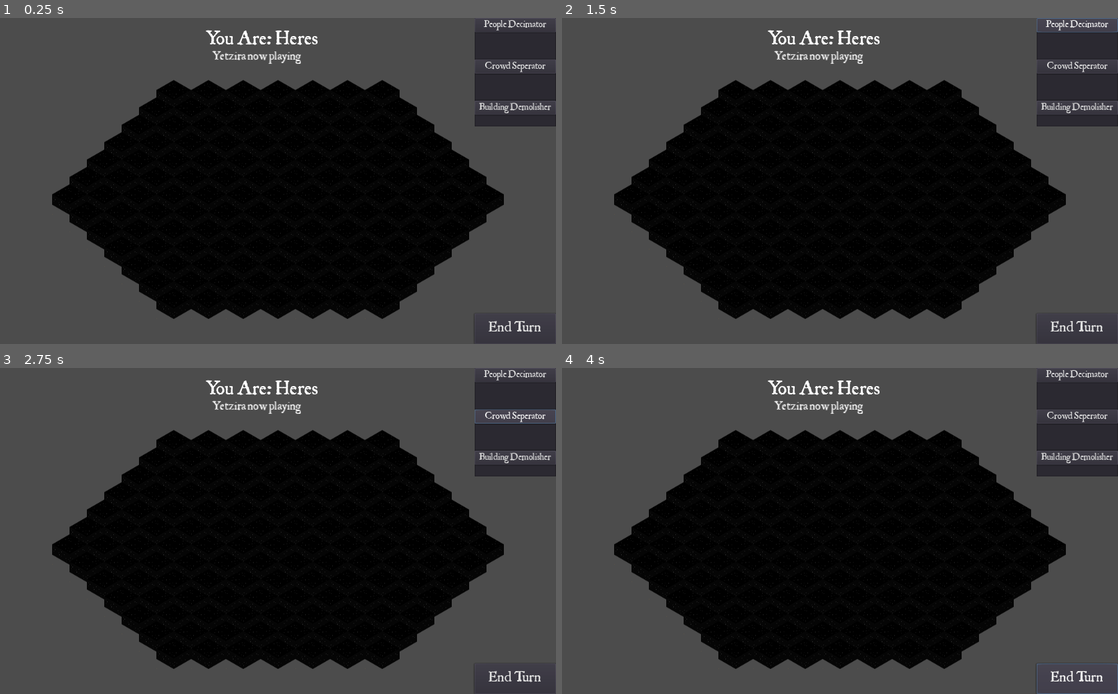
Above: before the commit, frames 1-4 (two rows, left to right).
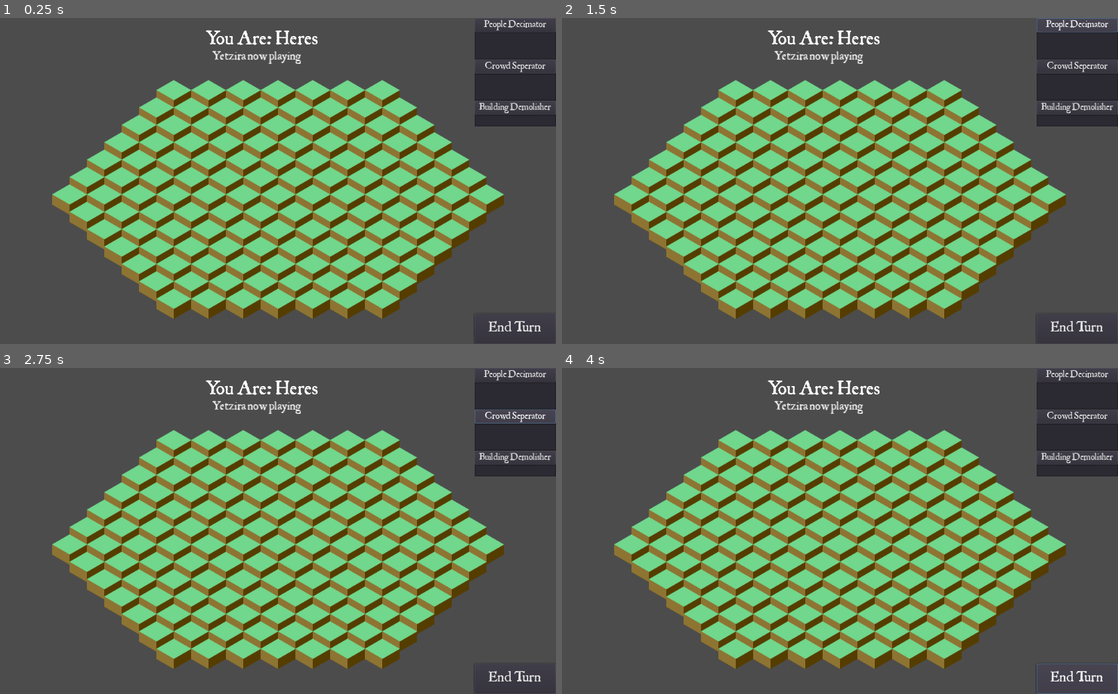
Above: after the commit, the same moments.

Repository: TheSkyOne/Yetzira-and-Heres
Game: Godot game, scene res://game/Game.tscn
Same seed, same stepped clock (60 frames per second), same inputs: the game is played once before the commit and once after it. This scene is started directly instead of the project's main scene.
Inputs:
- Up to frame 1 (0.25 s): no input
- Up to frame 2 (1.5 s): click "End Turn" at 0.5 s; click "People Decimator" at 1.25 s
- Up to frame 3 (2.75 s): click "Crowd Seperator" at 2 s
- Up to frame 4 (4 s): click "Building Demolisher" at 2.75 s; click "End Turn" at 3.5 s

The runs differ from the first frame. In frame 1, 43% of the frame differs, in the area x 9-91%, y 18-93%; in frame 2, 43%; in frame 3, 43%; in frame 4, 43%.

Commit message:
stage switching

Diff:
--- a/game/Game.gd
+++ b/game/Game.gd
@@ -10,6 +10,7 @@
 
 func _ready():
 	current_stage = 3
+	$Stage3/TileMap.show()
 
 	if x == 0:
 		Network.host_info.role = "Yetzira"
@@ -86,8 +87,14 @@
 	current_stage -= 1
 	$Heres_won_stg.show()
 	emit_signal("start_H_timer")
+	rpc("show_curr_stg")
 
 sync func y_won_curr_stg():
 	current_stage += 1
 	$Yetzira_won_stg.show()
 	emit_signal("start_Y_timer")
+	rpc("show_curr_stg")
+
+sync func show_curr_stg():
+	get_node("Stage" + str(last_stage)).get_node("TileMap").hide()
+	get_node("Stage" + str(current_stage)).get_node("TileMap").show()
--- a/game/Game.tscn
+++ b/game/Game.tscn
@@ -188,6 +188,7 @@
 
 [node name="TileMap" type="TileMap" parent="Stage5" index="0"]
 
+visible = false
 position = Vector2( 0, 50 )
 mode = 1
 tile_set = ExtResource( 2 )
